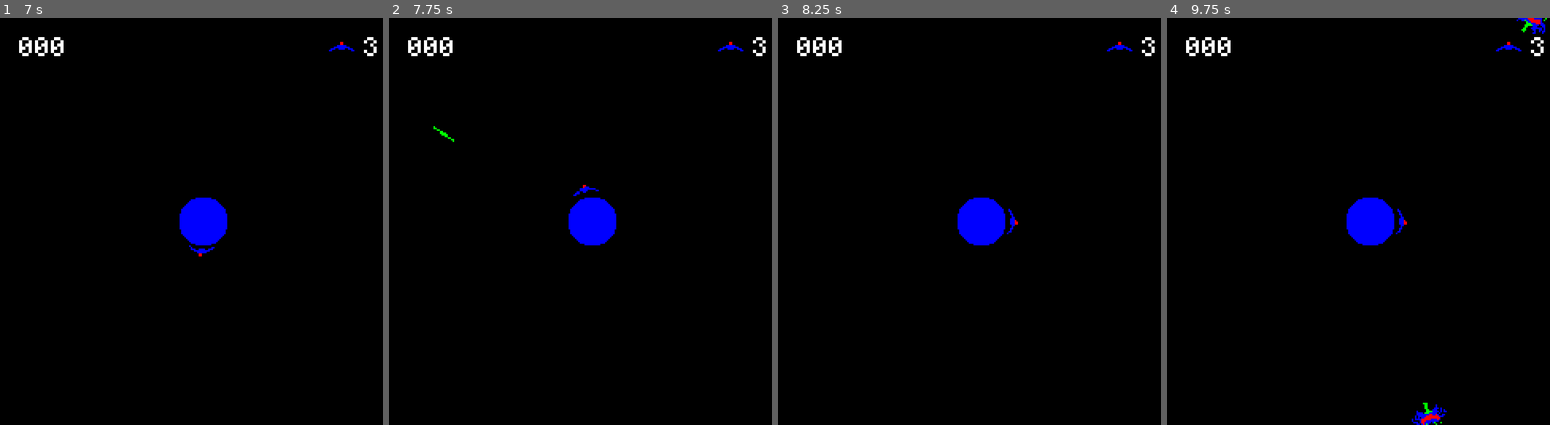
Above: before the commit, frames 1-4 (left to right).
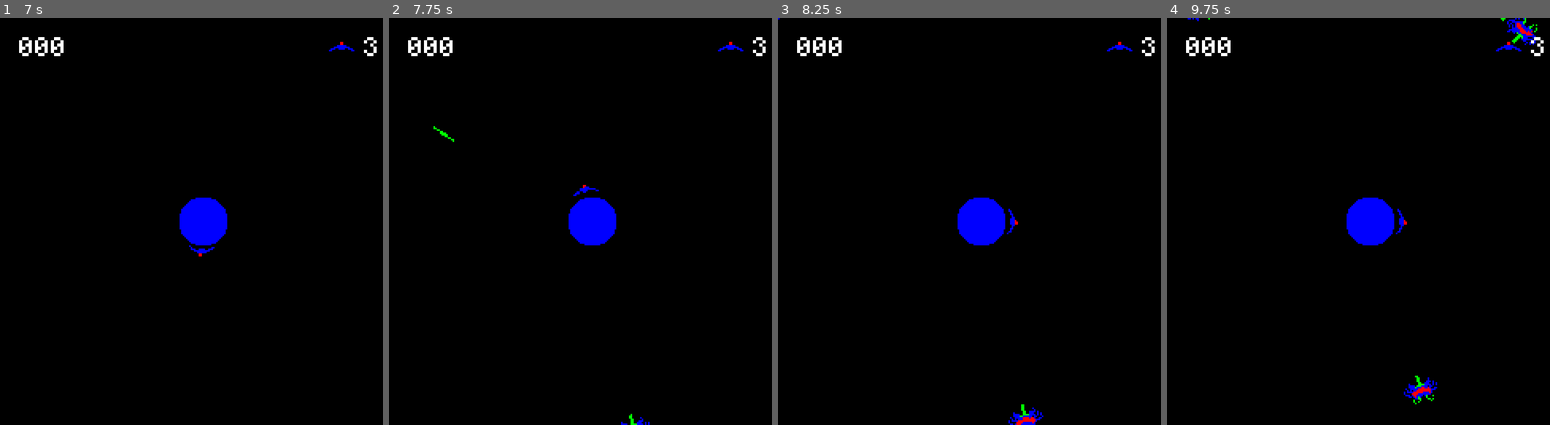
Above: after the commit, the same moments.

Repository: VernalUmbrella/tiniest-planet
Game: Godot game, scene res://ui/title_screen.tscn
Same seed, same stepped clock (60 frames per second), same inputs: the game is played once before the commit and once after it. Sound files missing from this copy of the repository are replaced by a short silence.
Inputs:
- Up to frame 1 (7 s): hold Shift (boost) 0.53-1.28 s; tap Space (shoot) every 1.5 s from 1.35 to 5.85 s; hold Shift (boost) 2.03-2.78 s; hold Shift (boost) 3.53-4.28 s; hold Shift (boost) 5.03-5.78 s; hold Shift (boost) from 6.53 s (still down)
- Up to frame 2 (7.75 s): release Shift (boost) at 7.28 s; tap Space (shoot) at 7.35 s
- Up to frame 3 (8.25 s): hold Shift (boost) from 8.03 s (still down)
- Up to frame 4 (9.75 s): release Shift (boost) at 8.78 s; tap Space (shoot) at 8.85 s; hold Shift (boost) from 9.53 s (still down)

Frame 1 is identical in both runs. In frame 2, less than 0.1% of the frame differs, in the area x 60-69%, y 97-100%; in frame 3, 0.2%; in frame 4, 0.9%, in the area x 5-100%, y 0-100%.

Commit message:
Increase enemy fall speed slightly

Diff:
--- a/src/scripts/enemy.gd
+++ b/src/scripts/enemy.gd
@@ -1,7 +1,7 @@
 class_name Enemy
 extends Node2D
 
-@export var fall_speed: float = 8.0
+@export var fall_speed: float = 10.0
 @export_range(0, 360, 0.1, "radians_as_degrees") var angular_speed: float = 0.05
 
 @onready var orbit: Area2D = $Orbit
